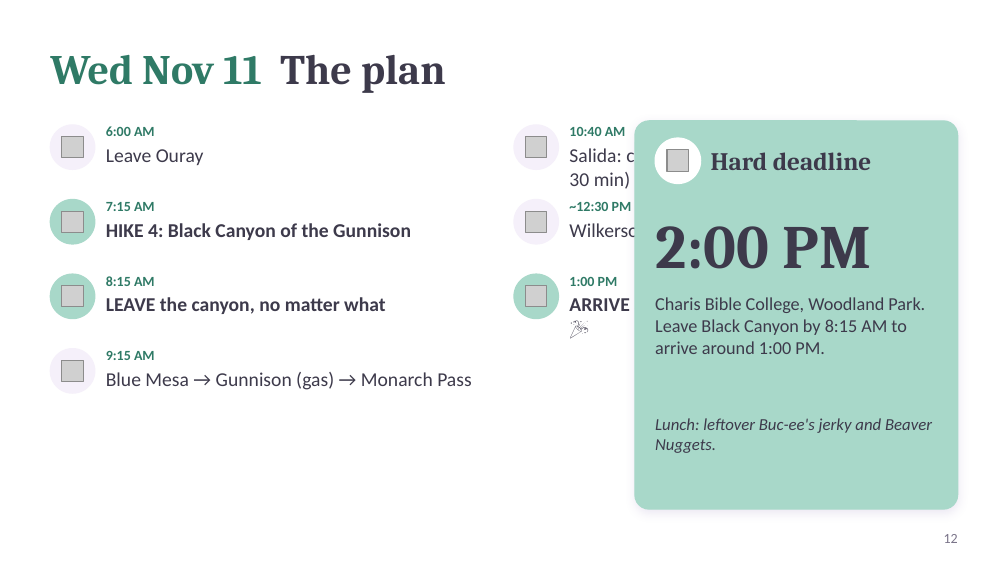
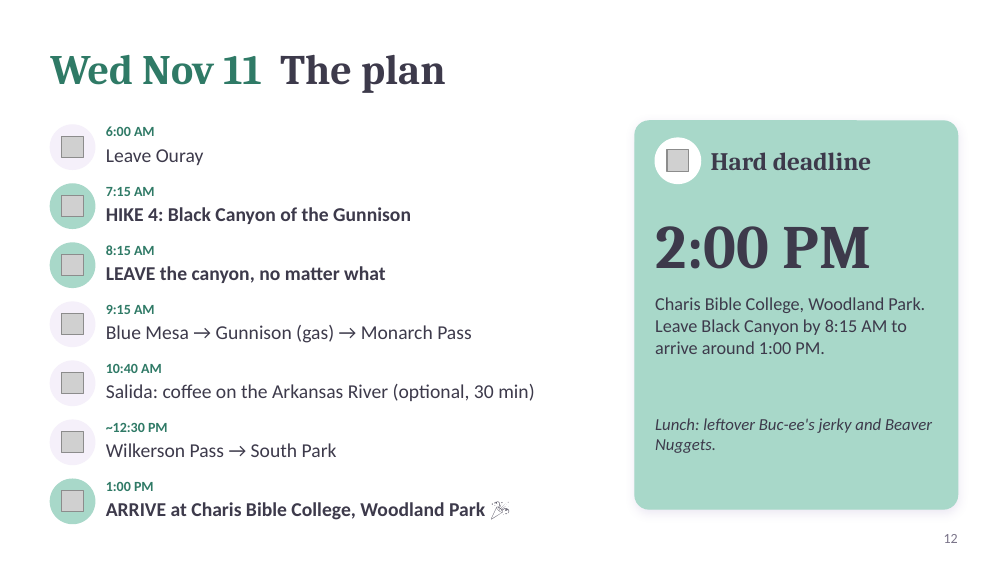
Before and after one commit to kohl-crypto/desert-to-divide, a slide deck: slide 12 of Desert-to-Divide-Tour-Guide.pptx. Drawn at 1008x567 pixels with LibreOffice and Linux fonts; fonts in the diff are those of the drawing; grey boxes stand for pictures. Boxes give left, top, right and bottom in pixels: in the first picture for what was removed or moved away, otherwise in the second. Text is boxed around its words. In the diff, an @@ line names an element or a change of style, - is before the commit and + after.

```diff
--- a/Desert-to-Divide-Tour-Guide.pptx
+++ b/Desert-to-Divide-Tour-Guide.pptx
@@ 1 picture, 1 text, 1 ellipse moved together from (x1=50, y1=200, x2=155, y2=244) to (x1=50, y1=184, x2=155, y2=229) @@
@@ text "HIKE 4: Black Canyon of ..." moved from (x1=106, y1=223, x2=411, y2=240) to (x1=106, y1=207, x2=411, y2=224) @@
@@ 1 picture, 1 text, 1 ellipse moved together from (x1=50, y1=274, x2=155, y2=319) to (x1=50, y1=243, x2=155, y2=287) @@
@@ text "LEAVE the canyon, no matter ..." moved from (x1=106, y1=297, x2=385, y2=314) to (x1=106, y1=266, x2=385, y2=283) @@
@@ 1 picture, 1 text, 1 ellipse moved together from (x1=50, y1=349, x2=155, y2=393) to (x1=50, y1=302, x2=155, y2=347) @@
@@ text "Blue Mesa → Gunnison (gas) ..." moved from (x1=106, y1=372, x2=471, y2=390) to (x1=106, y1=325, x2=471, y2=343) @@
@@ 1 picture, 1 text, 1 ellipse moved together from (x1=514, y1=125, x2=626, y2=169) to (x1=50, y1=361, x2=162, y2=405) @@
@@ text "Salida: coffee on the Arkansas ..." rewrapped from (x1=569, y1=146, x2=933, y2=189) to (x1=106, y1=384, x2=534, y2=401) @@
@@ 1 picture, 1 text, 1 ellipse moved together from (x1=514, y1=200, x2=632, y2=244) to (x1=50, y1=420, x2=168, y2=465) @@
@@ text "Wilkerson Pass → South Park" rewrapped from (x1=569, y1=221, x2=800, y2=243) to (x1=106, y1=443, x2=337, y2=457) @@
@@ 1 picture, 1 text, 1 ellipse moved together from (x1=514, y1=274, x2=618, y2=319) to (x1=50, y1=479, x2=154, y2=523) @@
@@ text "ARRIVE at Charis Bible College, ..." moved from (x1=569, y1=297, x2=949, y2=313) to (x1=106, y1=502, x2=485, y2=520) @@
```
Also in this commit, not shown: 1 other slide changed, 23 other files.
